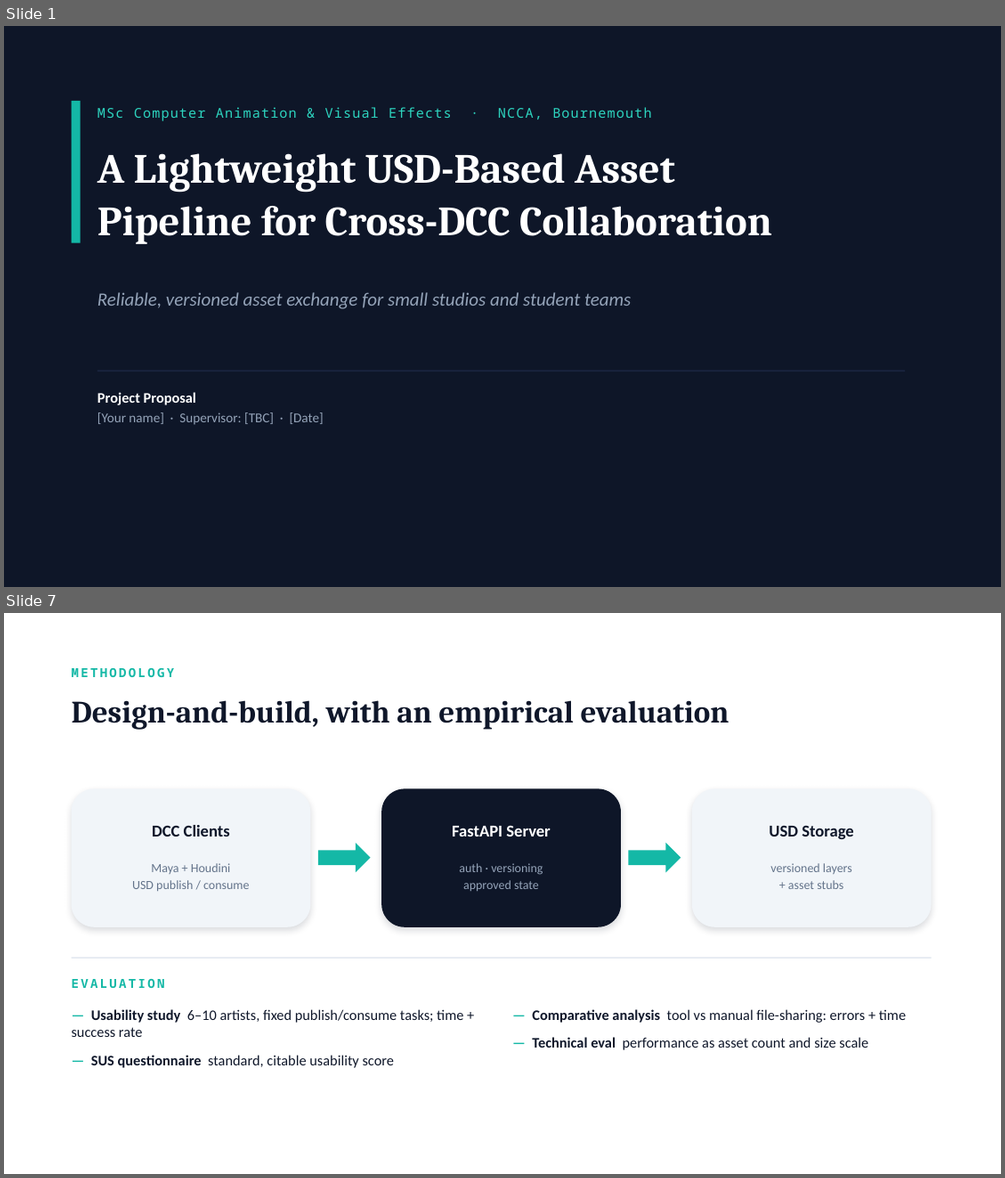
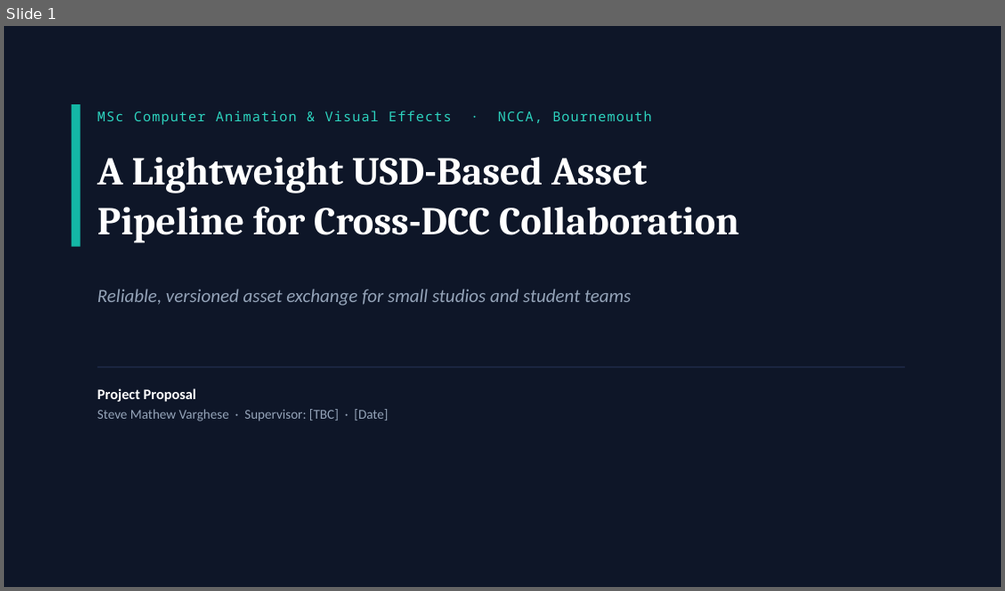
Before and after one commit to steve-mathew-v/usd-asset-pipeline, a slide deck: docs/MSc_Proposal.pptx. Shown one above the other, each under a label of ours: slides 1 and 7 before the commit, slide 1 after it; the slides between them are not shown. The pictures are 1005x1178 and 1005x591 pixels, drawn with LibreOffice and Linux fonts; fonts in the diff are those of the drawing. Boxes give left, top, right and bottom in pixels: in the first picture for what was removed or moved away, otherwise in the second. Text is boxed around its words. In the diff, an @@ line names an element or a change of style, - is before the commit and + after.

```diff
--- a/docs/MSc_Proposal.pptx
+++ b/docs/MSc_Proposal.pptx
@@ slide 7 removed at bbox=[4, 613, 1001, 1174], background #FFFFFF @@
@@ text removed at bbox=[72, 668, 175, 677] @@
-METHODOLOGY
@@ text removed at bbox=[72, 700, 729, 729] @@
-Design-and-build, with an empirical evaluation
@@ rounded rectangle removed at bbox=[72, 788, 310, 927] @@
@@ rounded rectangle removed at bbox=[381, 788, 621, 927] @@
@@ rounded rectangle removed at bbox=[692, 788, 931, 927] @@
@@ text removed at bbox=[152, 825, 230, 836] @@
-DCC Clients
@@ text removed at bbox=[452, 825, 550, 836] @@
-FastAPI Server
@@ text removed at bbox=[769, 825, 853, 839] @@
-USD Storage
@@ right arrow removed at bbox=[318, 843, 371, 873] @@
@@ right arrow removed at bbox=[629, 843, 680, 873] @@
@@ text removed at bbox=[132, 863, 249, 891] @@
-Maya + Houdini
-USD publish / consume
@@ text removed at bbox=[459, 863, 542, 891] @@
-auth · versioning
-approved state
@@ text removed at bbox=[770, 863, 852, 889] @@
-versioned layers
-+ asset stubs
@@ rectangle removed at bbox=[72, 957, 931, 958] @@
@@ text removed at bbox=[72, 979, 165, 988] @@
-EVALUATION
@@ text removed at bbox=[72, 1009, 463, 1068] @@
-— Usability study 6–10 artists, fixed publish/consume tasks; time + success rate
-— SUS questionnaire standard, citable usability score
@@ text removed at bbox=[532, 1009, 906, 1050] @@
-— Comparative analysis tool vs manual file-sharing: errors + time
-— Technical eval performance as asset count and size scale
@@ slide 1 changed as well @@
@@ rectangle: place and size @@
-rectangle at bbox=[72, 101, 81, 243]
+rectangle at bbox=[72, 104, 81, 247]
@@ text "MSc Computer Animation & Visual ...": place and size @@
-text "MSc Computer Animation & Visual ..." at bbox=[97, 107, 651, 121]
+text "MSc Computer Animation & Visual ..." at bbox=[97, 111, 651, 125]
@@ text "A Lightweight USD-Based Asset" at bbox=[97, 157, 739, 243]: size 40 to 38 pt @@
@@ text "Reliable, versioned asset exchange for ...": place and size @@
-text "Reliable, versioned asset exchange for ..." at bbox=[97, 292, 631, 309]
+text "Reliable, versioned asset exchange for ..." at bbox=[97, 289, 631, 305]
@@ rectangle: place and size @@
-rectangle at bbox=[97, 370, 905, 371]
+rectangle at bbox=[97, 366, 905, 368]
@@ text at bbox=[97, 409, 388, 421]: text changed @@
-[Your name] · Supervisor: [TBC] · [Date]
+Steve Mathew Varghese · Supervisor: [TBC] · [Date]
```
Also in this commit, not shown: 1 other slide changed, 5 slides added, 7 other slides removed, 27 other files.
